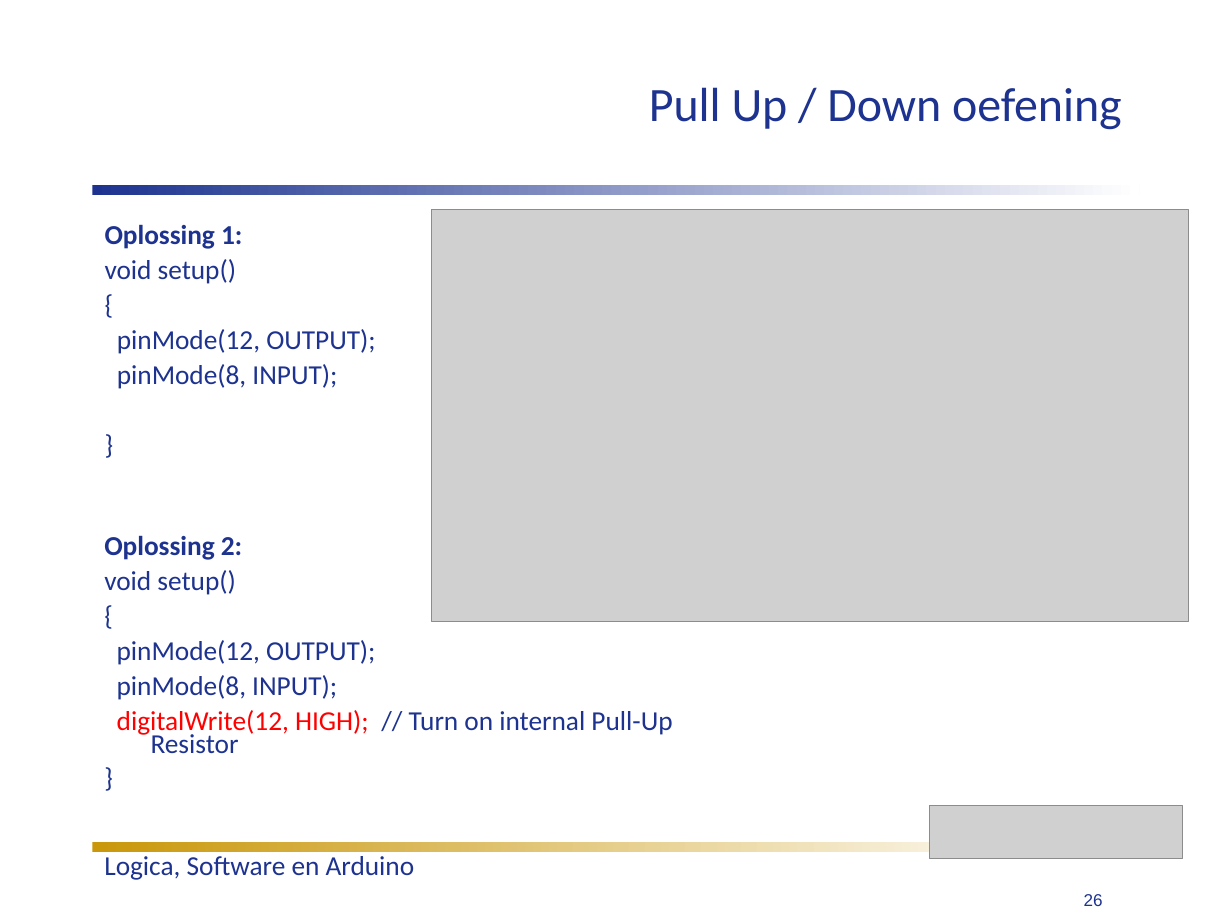
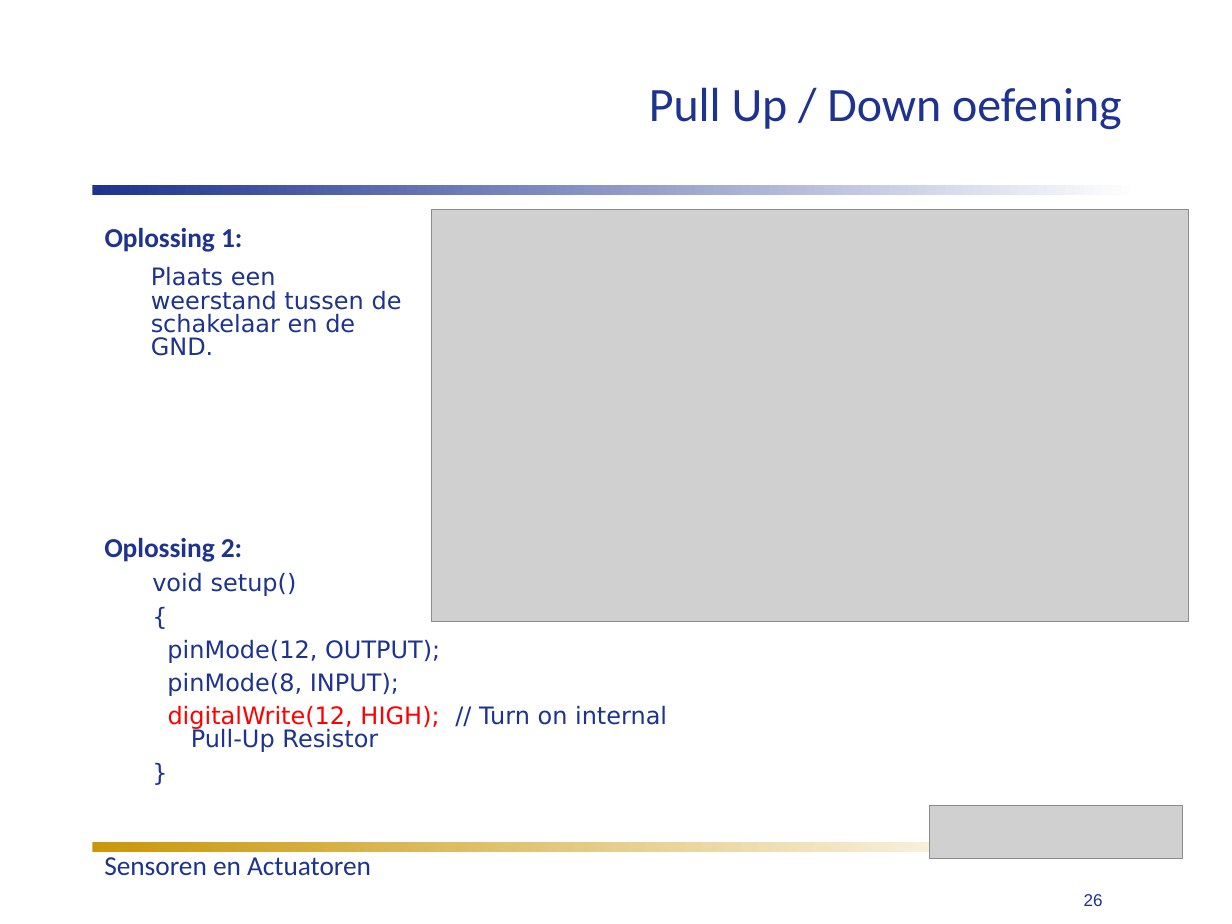
Before and after one commit to humiq/Greendevelopment, a slide deck: slide 26 of trunk/documents/Colleges/ISIROB College 3.ppt. Drawn at 1232x924 pixels with LibreOffice and Linux fonts; fonts in the diff are those of the drawing; grey boxes stand for pictures. Boxes give left, top, right and bottom in pixels: in the first picture for what was removed or moved away, otherwise in the second. Text is boxed around its words. In the diff, an @@ line names an element or a change of style, - is before the commit and + after.

```diff
--- a/trunk/documents/Colleges/ISIROB College 3.ppt
+++ b/trunk/documents/Colleges/ISIROB College 3.ppt
@@ text at (105, 227, 242, 252): line spacing 0.7 to 0.8 @@
@@ text at (151, 266, 402, 356): text changed; size 16 to 14 pt; font Calibri to DejaVu Sans @@
-void setup()
-{
-pinMode(12, OUTPUT);
-pinMode(8, INPUT);
-}
+Plaats een weerstand tussen de schakelaar en de GND.
@@ text "Oplossing 2:" at (104, 537, 667, 752): size 16 to 14 pt, font Calibri to DejaVu Sans; line spacing 0.7 to 0.8; list level 1 to 2 in "void setup()"; list level 1 to 2 in "{"; list level 1 to 2 in "pinMode(12, OUTPUT);"; list level 1 to 2 in "pinMode(8, INPUT);"; list level 1 to 2 in "digitalWrite(12, HIGH); // Turn on ..."; list level 1 to 2 in "}" @@
@@ text at (104, 857, 371, 876): text changed @@
-Logica, Software en Arduino
+Sensoren en Actuatoren
```
Also in this commit, not shown: 27 other slides changed, 1 other file.
